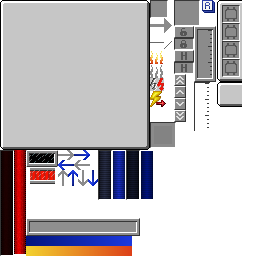
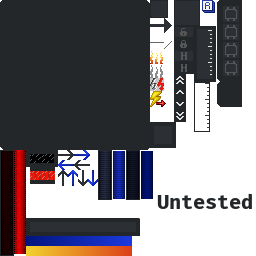
The second 256 × 256 image is a revision of the first. Changes to its layers:
added layer "Untested" above "Dark Mode" over [157, 193, 252, 209]
added layer "Dark Mode" above "Vanilla" over [0, 0, 246, 256]
